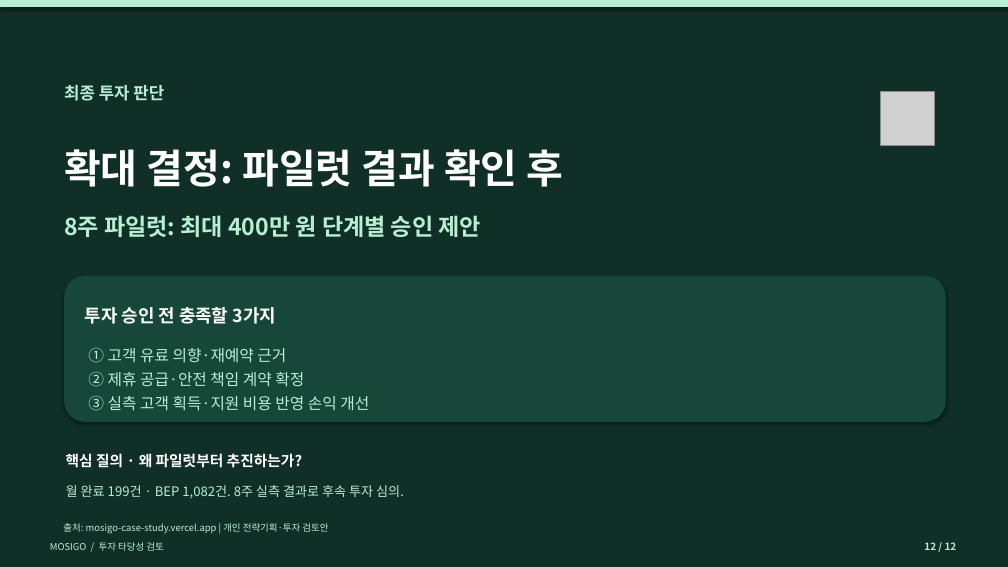
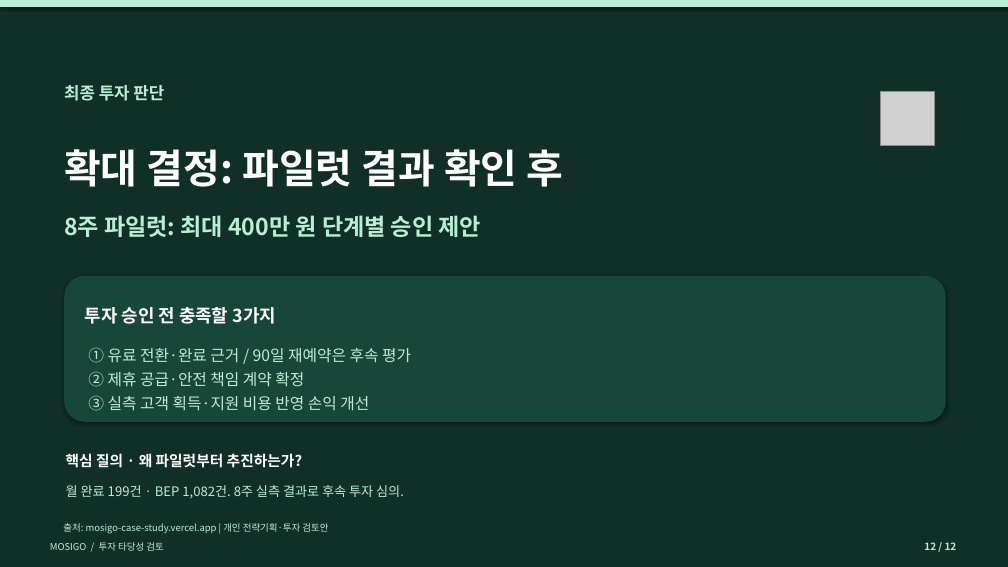
Before and after one commit to dohyunkimmm/mosigo-case-study, a slide deck: slide 12 of downloads/MOSIGO_IR_Investment_Review_12slides.pptx. Drawn at 1008x567 pixels with LibreOffice and Linux fonts; fonts in the diff are those of the drawing; grey boxes stand for pictures. Boxes give left, top, right and bottom in pixels: in the first picture for what was removed or moved away, otherwise in the second. Text is boxed around its words. In the diff, an @@ line names an element or a change of style, - is before the commit and + after.

```diff
--- a/downloads/MOSIGO_IR_Investment_Review_12slides.pptx
+++ b/downloads/MOSIGO_IR_Investment_Review_12slides.pptx
@@ text at bbox=[88, 347, 411, 363]: text changed @@
-① 고객 유료 의향·재예약 근거
+① 유료 전환·완료 근거 / 90일 재예약은 후속 평가
```
Also in this commit, not shown: 2 other slides changed, 25 other files.
